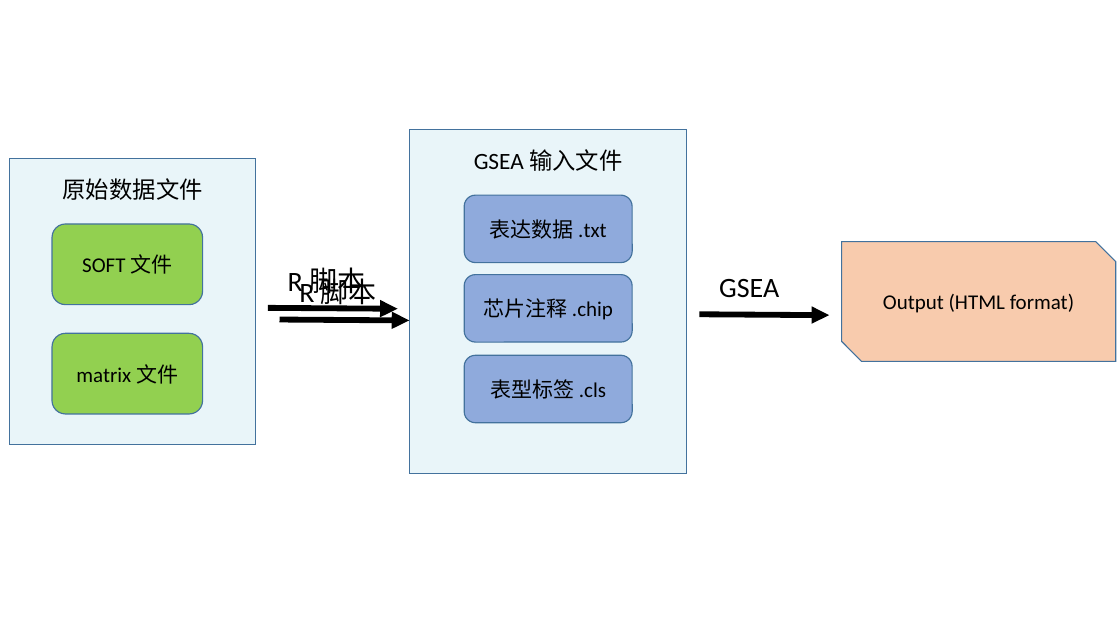
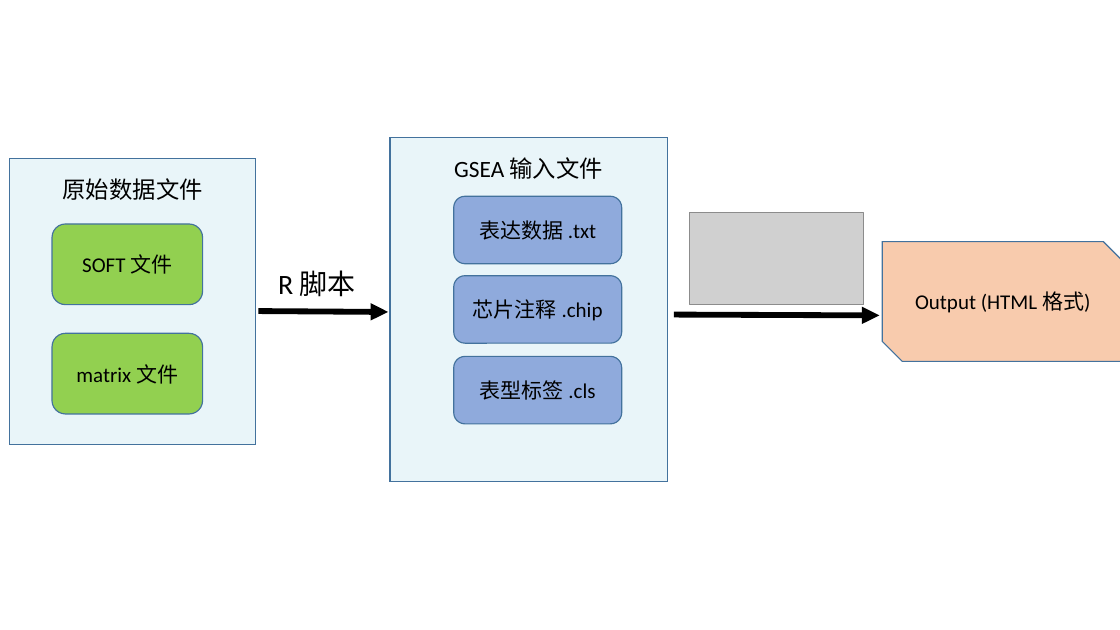
Before and after one commit to xug15/teaching_book, a slide deck: slide 3 of .gitbook/gitbook-image.pptx. Drawn at 1120x630 pixels with LibreOffice and Linux fonts; fonts in the diff are those of the drawing; grey boxes stand for pictures. Boxes give left, top, right and bottom in pixels: in the first picture for what was removed or moved away, otherwise in the second. Text is boxed around its words. In the diff, an @@ line names an element or a change of style, - is before the commit and + after.

```diff
--- a/.gitbook/gitbook-image.pptx
+++ b/.gitbook/gitbook-image.pptx
@@ rectangle "GSEA 输入文件": place and size @@
-rectangle "GSEA 输入文件" at box(410, 129, 687, 473)
+rectangle "GSEA 输入文件" at box(390, 138, 667, 481)
@@ picture added at box(690, 213, 864, 304) @@
@@ 3 rounded rectangles, 1 text: place and size @@
-3 rounded rectangles, 1 text at box(299, 195, 633, 423)
+3 rounded rectangles, 1 text at box(278, 197, 622, 423)
@@ snip diag rect "Output (HTML 格式)": place and size @@
-snip diag rect "Output (HTML 格式)" at box(842, 242, 1116, 362)
+snip diag rect "Output (HTML 格式)" at box(882, 242, 1120, 362)
@@ text removed at box(288, 273, 377, 311) @@
-R 脚本
@@ text removed at box(719, 279, 779, 298) @@
-GSEA
@@ text in snip diag rect at box(915, 291, 1090, 313): text changed @@
-Output (HTML format)
+Output (HTML 格式)
@@ arrow moved from (268, 308) - (397, 309) to (259, 311) - (388, 312) @@
@@ arrow removed from (280, 319) to (409, 320) @@
@@ arrow moved from (700, 314) - (829, 315) to (674, 315) - (880, 315) @@
```
Also in this commit, not shown: 1 other file.
